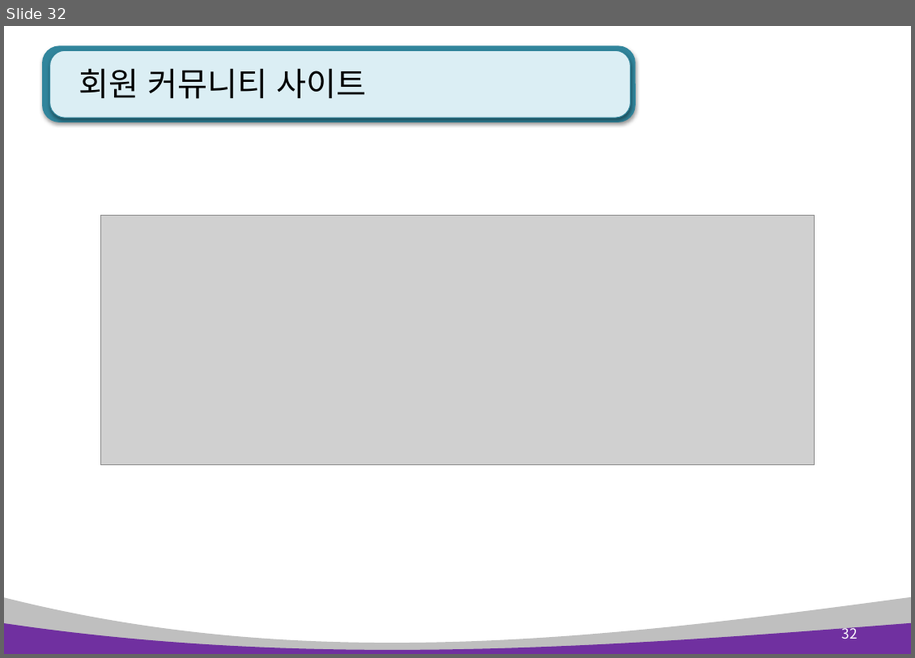
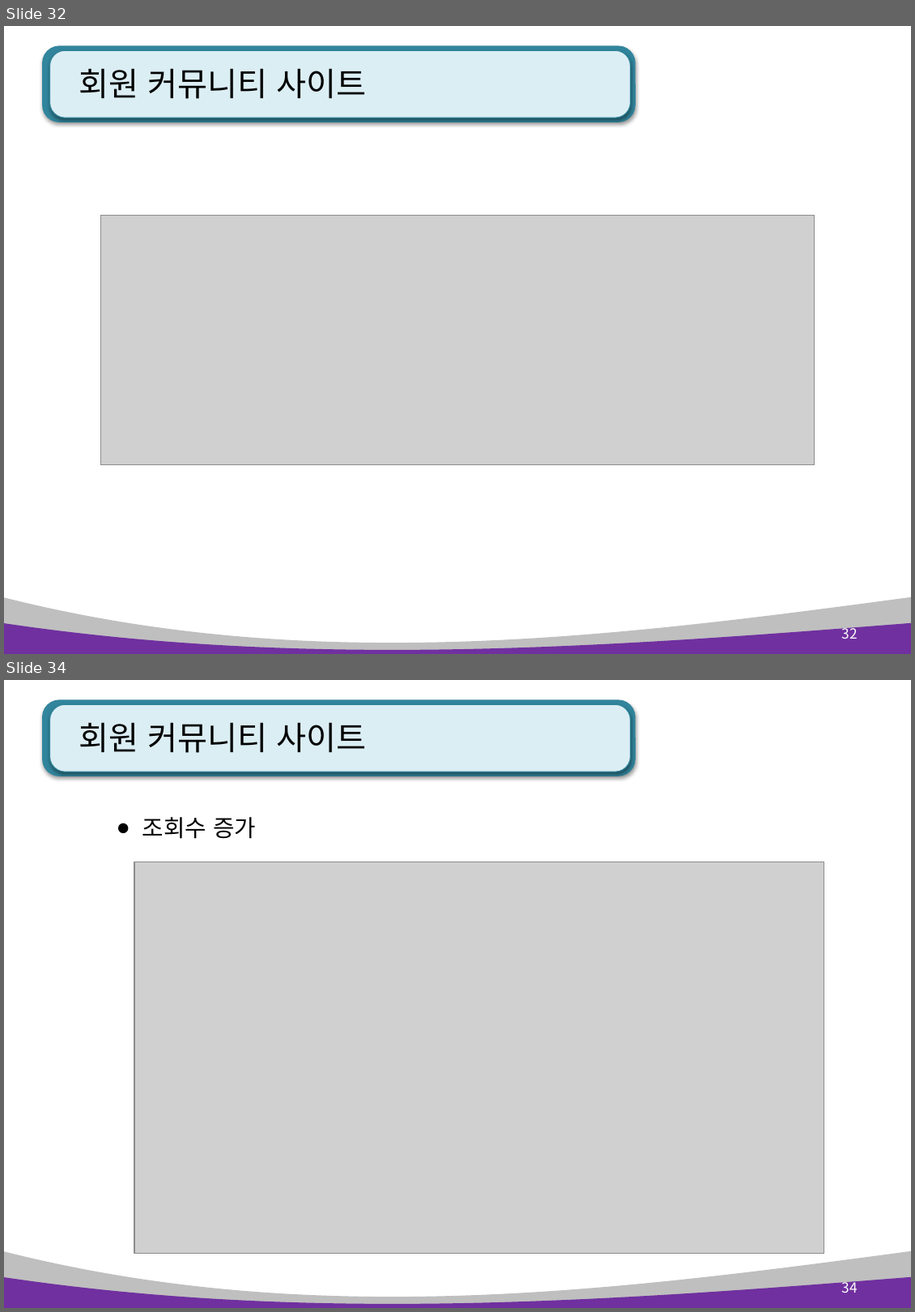
Before and after one commit to pshho/ngreen_project, a slide deck: pyWorks/자료/python_ppt/flask project - 회원 커뮤니티(게시판) .pptx. Shown one above the other, each under a label of ours: slide 32 before the commit, slides 32 and 34 after it; the slides between them are not shown. The pictures are 915x658 and 915x1312 pixels, drawn with LibreOffice and Linux fonts; fonts in the diff are those of the drawing; grey boxes stand for pictures. Boxes give left, top, right and bottom in pixels: in the first picture for what was removed or moved away, otherwise in the second. Text is boxed around its words. In the diff, an @@ line names an element or a change of style, - is before the commit and + after.

```diff
--- a/pyWorks/자료/python_ppt/flask project - 회원 커뮤니티(게시판) .pptx
+++ b/pyWorks/자료/python_ppt/flask project - 회원 커뮤니티(게시판) .pptx
@@ slide 34 added at (4, 680, 911, 1308), background #FFFFFF; not listed: 4 template elements that a slide beside it also shows @@
@@ title added at (79, 722, 367, 753), 28 pt, text #000000 @@
+회원 커뮤니티 사이트
@@ text added at (143, 817, 256, 839), 20 pt, text #000000 @@
+● 조회수 증가
@@ picture added at (134, 862, 824, 1254) @@
@@ page number added at (842, 1279, 857, 1292), 12 pt, text #FFFFFF @@
+34
```
Also in this commit, not shown: 1 other slide added, 12 other files.
